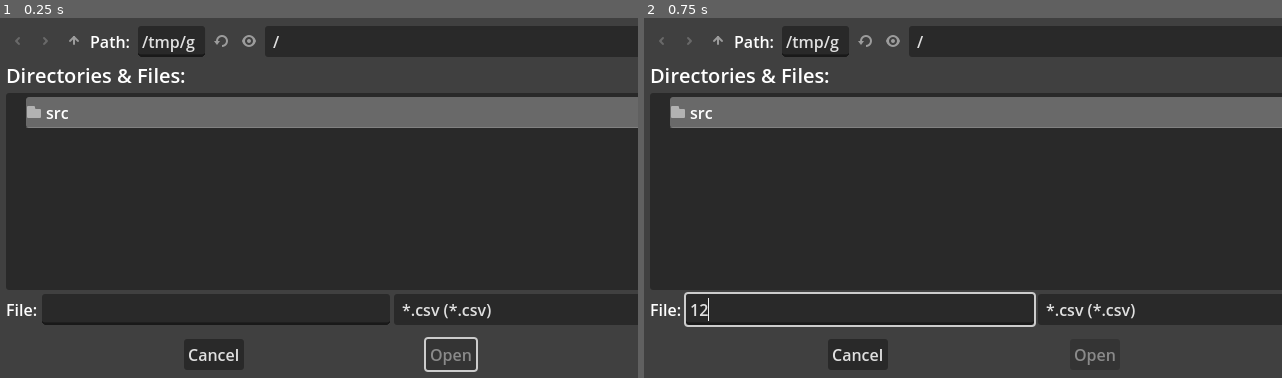
Above: before the commit, frames 1-2 (left to right).
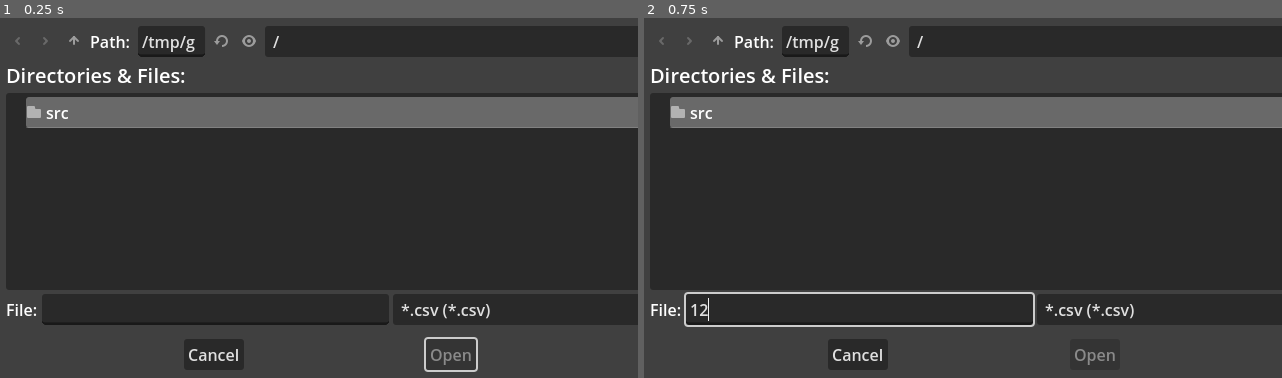
Above: after the commit, the same moments.

Repository: noi-techpark/sfscon-pdf-downloader
Game: Godot game, scene res://src/Main.tscn
Two runs of this game, one before a commit and one after it. Both use one fixed random seed, a clock stepped at 60 frames per second and the inputs below.
Inputs (mouse positions are in pixels of both pictures, inside the frame that each line leads up to):
- Up to frame 1 (0.25 s): no input
- Up to frame 2 (0.75 s): click (860, 309) at 0.52 s; type "12" at 0.6 s

The runs differ from the first frame. In frame 1, 0.2% of the frame differs, in the area x 60-77%, y 79-86%; in frame 2, 0.2%, in the area x 60-77%, y 76-86%.

Commit message:
save path in config

Diff:
--- a/app/src/Main.gd
+++ b/app/src/Main.gd
@@ -34,8 +34,17 @@
 var counter_done:int = 0
 var counter_all:int = 0
 
+var config:ConfigFile
+
 func _ready() -> void:
+	config = ConfigFile.new()
+	config.load("user://settings.cfg")
+	pdf_path = config.get_value("settings", "pdf_path", "")
+
 	_read_mapping()
+
+	if not pdf_path.is_empty():
+		file_dialog.current_path = pdf_path
 	file_dialog.show()
 
 func _process(delta) -> void:
@@ -60,8 +69,9 @@
 			data[id]["room"] = line[MAPPING_ROOM_INDEX]
 			data[id]["track"] = line[MAPPING_TRACK_INDEX]
 
-func _on_website_file_dialog_file_selected(path) -> void:
-	pdf_path = _prepare_dir(path.substr(0, path.rfind("/")) , "/")
+func _on_website_file_dialog_file_selected(path:String) -> void:
+	_save_pdf_path(path.get_base_dir())
+
 	var file:FileAccess = FileAccess.open(path, FileAccess.READ)
 	# skip first line
 	file.get_csv_line()
@@ -130,6 +140,10 @@
 func log_error(error:String) -> void:
 	errors.append_text(error + "\n\n")
 
+func _save_pdf_path(path:String) -> void:
+	pdf_path = path + "/"
+	config.set_value("settings", "pdf_path", pdf_path)
+	config.save("user://settings.cfg")
 
 func _on_restart_pressed():
 	get_tree().change_scene_to_file("res://src/Main.tscn")
